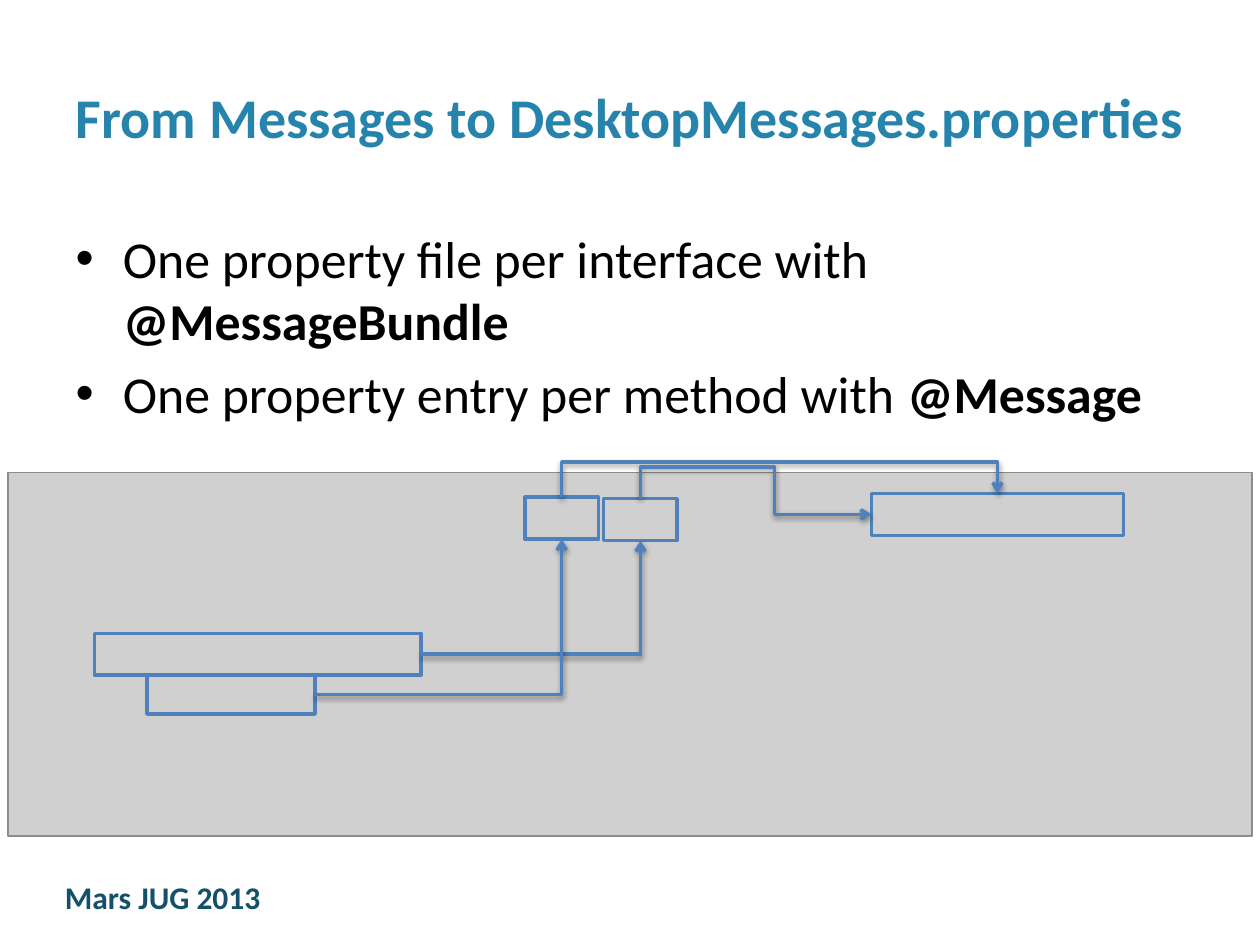
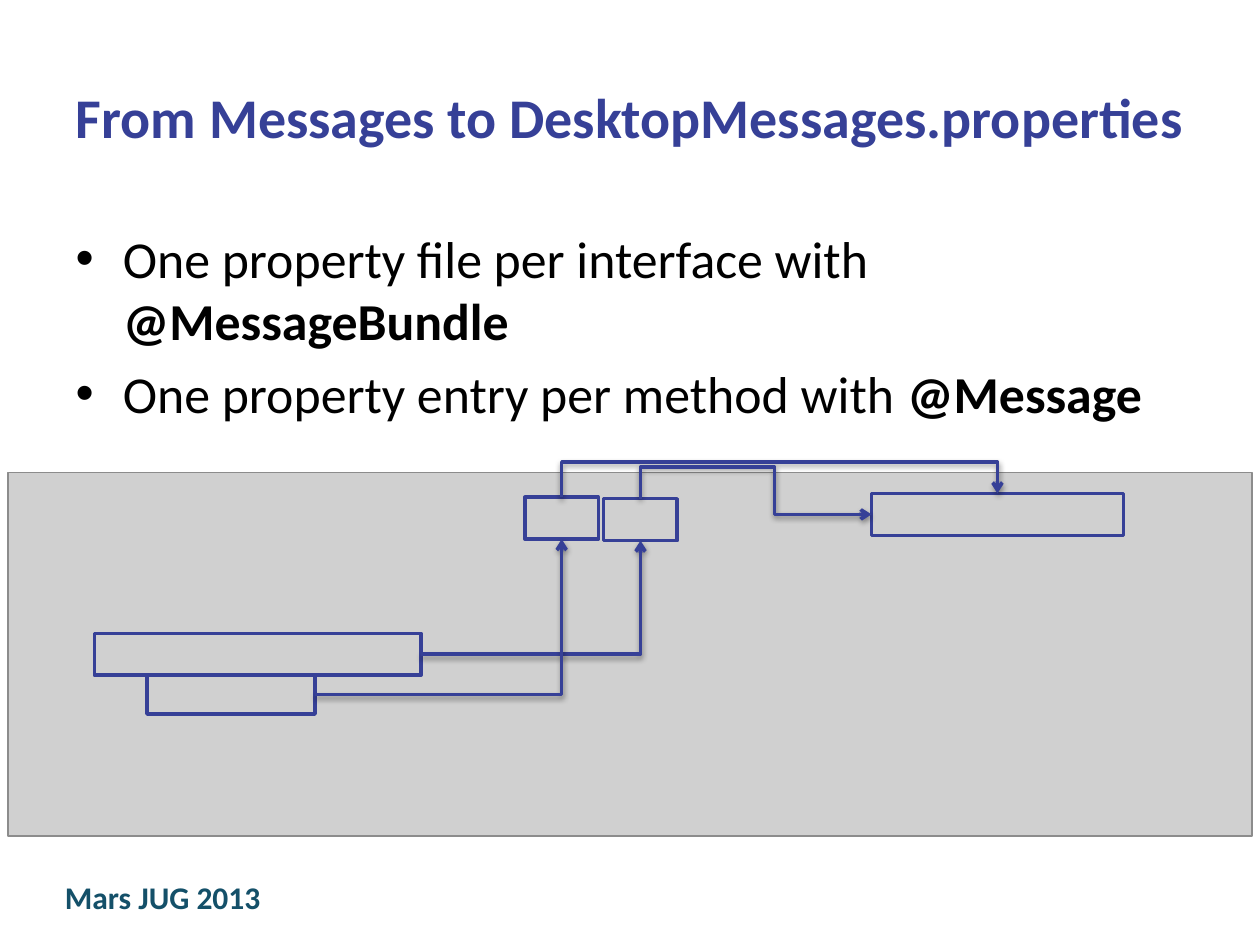
Before and after one commit to JustinRudat/ez18n, a slide deck: slide 31 of ez18n-slides/Jugs2013/SmartAnnotationProcessing_2013.pptx. Drawn at 1260x945 pixels with LibreOffice and Linux fonts; fonts in the diff are those of the drawing; grey boxes stand for pictures; background and template pictures are left out. Boxes give left, top, right and bottom in pixels: in the first picture for what was removed or moved away, otherwise in the second. Text is boxed around its words. In the diff, an @@ line names an element or a change of style, - is before the commit and + after.

```diff
--- a/ez18n-slides/Jugs2013/SmartAnnotationProcessing_2013.pptx
+++ b/ez18n-slides/Jugs2013/SmartAnnotationProcessing_2013.pptx
@@ title "From Messages to DesktopMessages.properties" at [76,98,1182,148]: text colour #2684AC to #364097 @@
@@ elbow arrow (562, 498) - (998, 494): stroke #4F81BD 2 pt to #364097 2 pt @@
@@ elbow arrow (640, 499) - (872, 514): stroke #4F81BD 2 pt to #364097 2 pt @@
@@ outline #4F81BD 2 pt to #364097 2 pt in 5 elements at [147,675,315,714], [872,494,1124,536], [525,498,598,539], [94,634,421,675], [604,499,677,541] @@
@@ elbow arrow (315, 694) - (562, 539): stroke #4F81BD 2 pt to #364097 2 pt @@
@@ elbow arrow (421, 654) - (640, 541): stroke #4F81BD 2 pt to #364097 2 pt @@
```
Also in this commit, not shown: 41 other slides changed, 1 other file.
